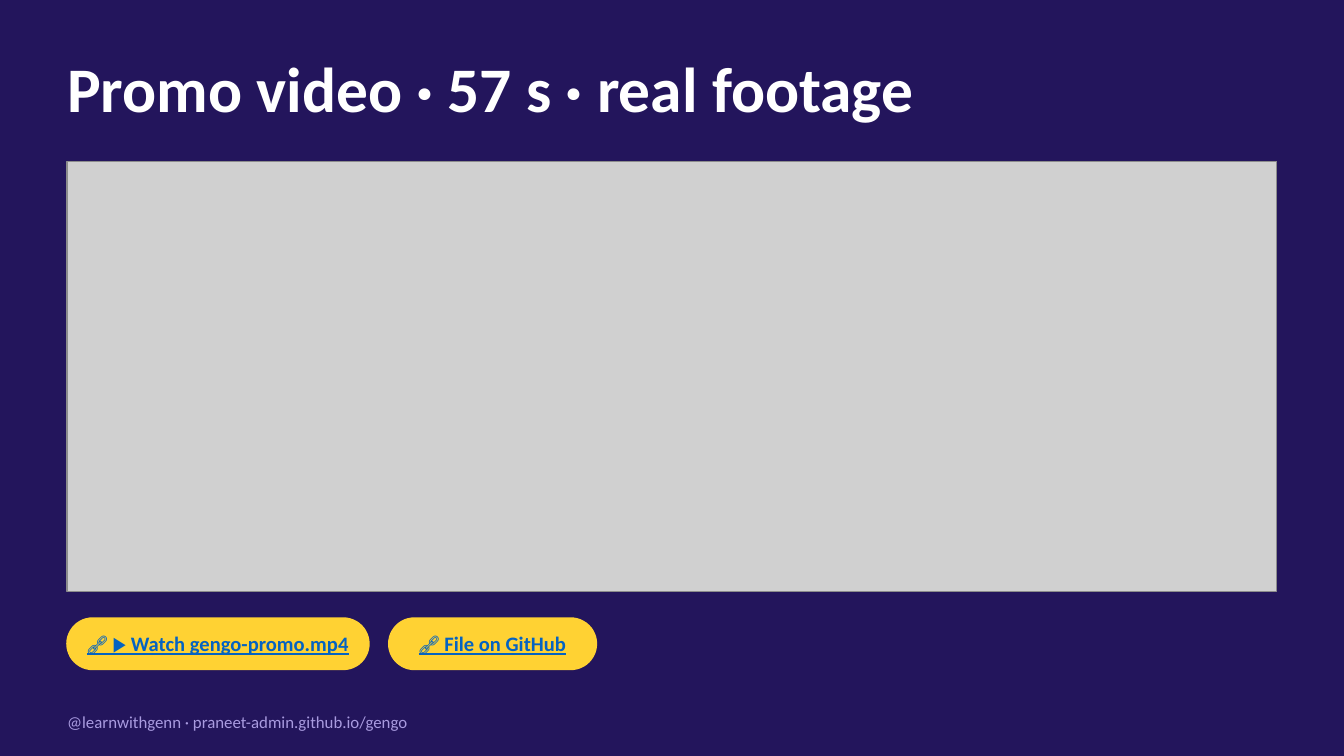
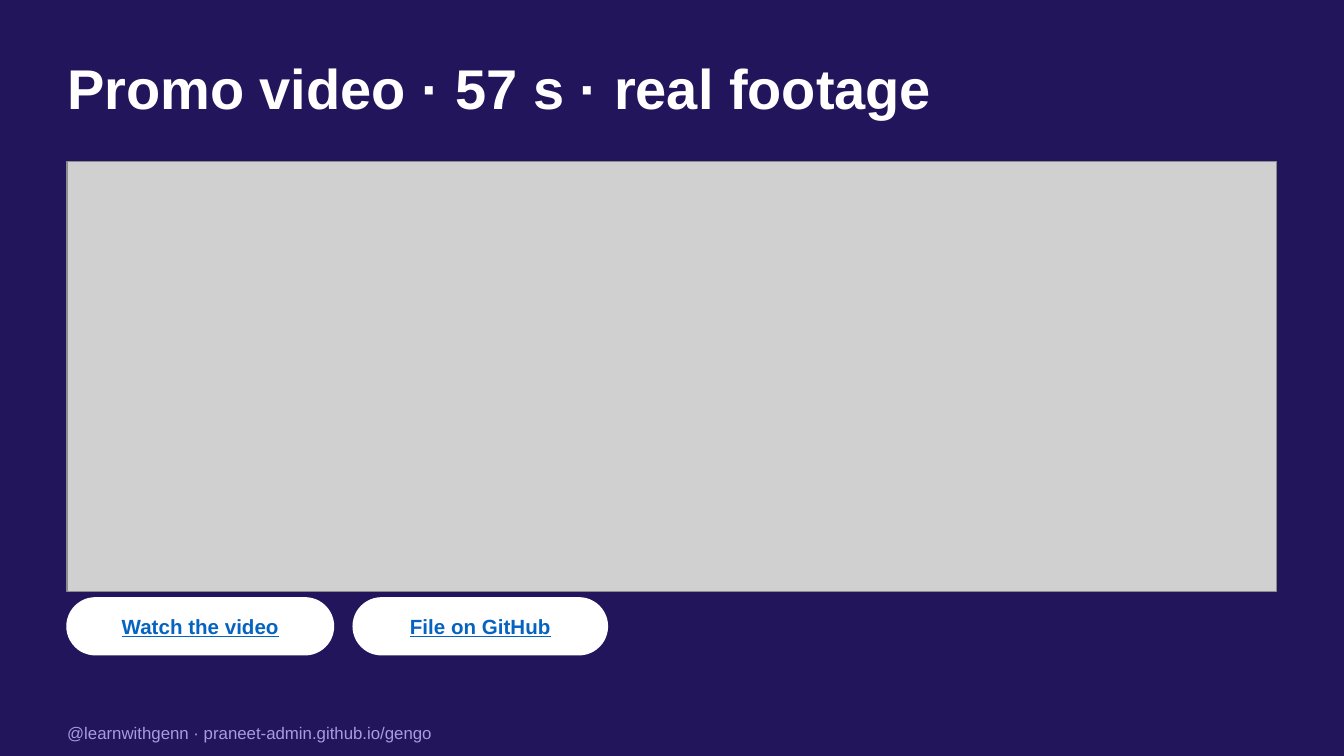
Before and after one commit to praneet-admin/gengo, a slide deck: slide 6 of launch/Gengo-Marketing-Glance.pptx. Drawn at 1344x756 pixels with LibreOffice and Linux fonts; fonts in the diff are those of the drawing; grey boxes stand for pictures. Boxes give left, top, right and bottom in pixels: in the first picture for what was removed or moved away, otherwise in the second. Text is boxed around its words. In the diff, an @@ line names an element or a change of style, - is before the commit and + after.

```diff
--- a/launch/Gengo-Marketing-Glance.pptx
+++ b/launch/Gengo-Marketing-Glance.pptx
@@ text "Promo video · 57 s ..." at [67, 68, 931, 119]: size 34 to 30 pt, font Calibri to Arial @@
@@ rounded rectangle: place and size @@
-rounded rectangle at [67, 618, 368, 669]
+rounded rectangle at [67, 598, 333, 655]
@@ rounded rectangle at [67, 598, 333, 655]: fill #FFD233 to #FFFFFF; outline #FFD233 1 pt to #FFFFFF 1 pt @@
@@ rounded rectangle at [353, 598, 607, 655]: fill #FFD233 to #FFFFFF; outline #FFD233 1 pt to #FFFFFF 1 pt @@
@@ rounded rectangle: place and size @@
-rounded rectangle at [388, 618, 595, 669]
+rounded rectangle at [353, 598, 607, 655]
@@ text at [122, 619, 279, 637]: text changed; font Calibri to Arial @@
-🔗 ▶ Watch gengo-promo.mp4
+Watch the video
@@ text at [410, 619, 551, 637]: text changed; font Calibri to Arial @@
-🔗 File on GitHub
+File on GitHub
@@ text "@learnwithgenn · praneet-admin.github.io/gengo": place and size @@
-text "@learnwithgenn · praneet-admin.github.io/gengo" at [67, 716, 407, 731]
+text "@learnwithgenn · praneet-admin.github.io/gengo" at [67, 727, 432, 743]
@@ text "@learnwithgenn · praneet-admin.github.io/gengo" at [67, 727, 432, 743]: font Calibri to Arial @@
```
Also in this commit, not shown: 11 other slides changed.
